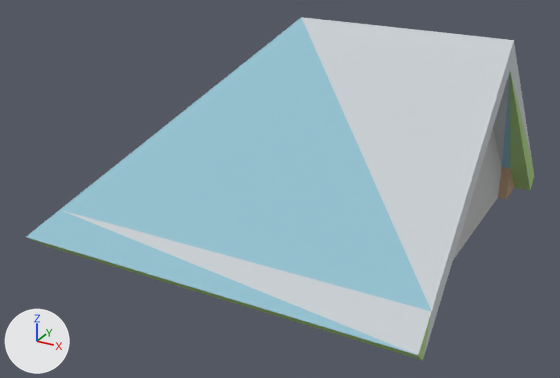
The glTF model example_game/world/props/roof-gable-end.prop/model.glb as it was, and as the next commit left it.
Camera for both pictures: a 50 mm camera at (1.85, -3.63, 1.93) aimed at (-0.04, -0.19, 0.21). Arrows for +X, +Y and +Z are at lower left; the lights stay in place. The first picture is the older version. Vertices at exactly the same position are counted once.

The first picture shows 'model'.
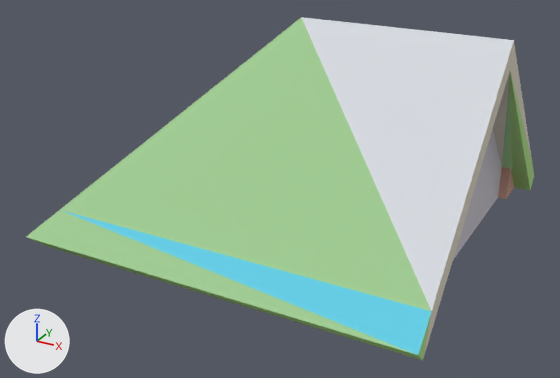
Location of each change, [x1, y1, x2, y2] in pixels of the pictures (560 x 378 px):
part 1 of me_model, edited (looks the same): [29, 72, 534, 361] in both
part 2 of me_model, recoloured (cyan to green): [26, 18, 510, 355] in both
part 3 of me_model, recoloured: [498, 167, 514, 199] in both
part 4 of me_model, recoloured: [61, 17, 525, 355] in both

The change in detail:
me_model has 27 vertices, 49 faces and spans x -1.09..1.09, y -1.07..1.07, z -0.02..1.12.
me_model is used by ob_model.
me_model part 1: 15 faces centred in x -1.06..1.09, y -1.05..1.05, z 0.0..0.38 are repainted in the vertex colours; the middle colour goes from green #add287 to green #afde88.
me_model part 2: 9 faces centred in x -1.04..1.0, y -1.03..1.03, z 0.1..0.5 are repainted in the vertex colours; the middle colour goes from cyan #97c5d4 to green #a4d096.
me_model part 3: 6 faces centred in x 0.95..0.99, y -0.87..0.87, z 0.05..0.11 are repainted in the vertex colours; the middle colour goes from beige #b89b7f to beige #d0a090.
me_model part 4: 10 faces centred in x -1.0..1.09, y -0.98..0.98, z 0.14..0.81 are repainted in the vertex colours; the middle colour goes from light grey #ced3d7 to light grey #ddd8d7.
